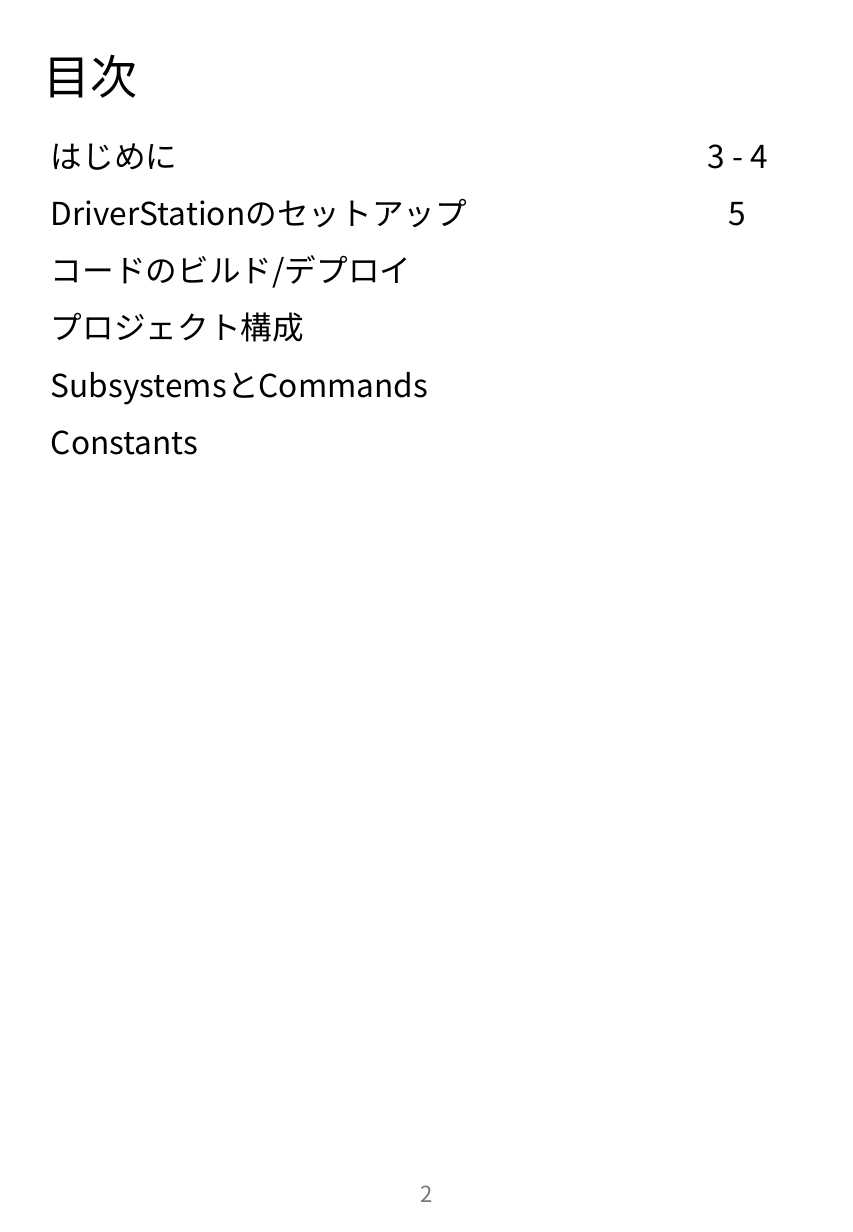
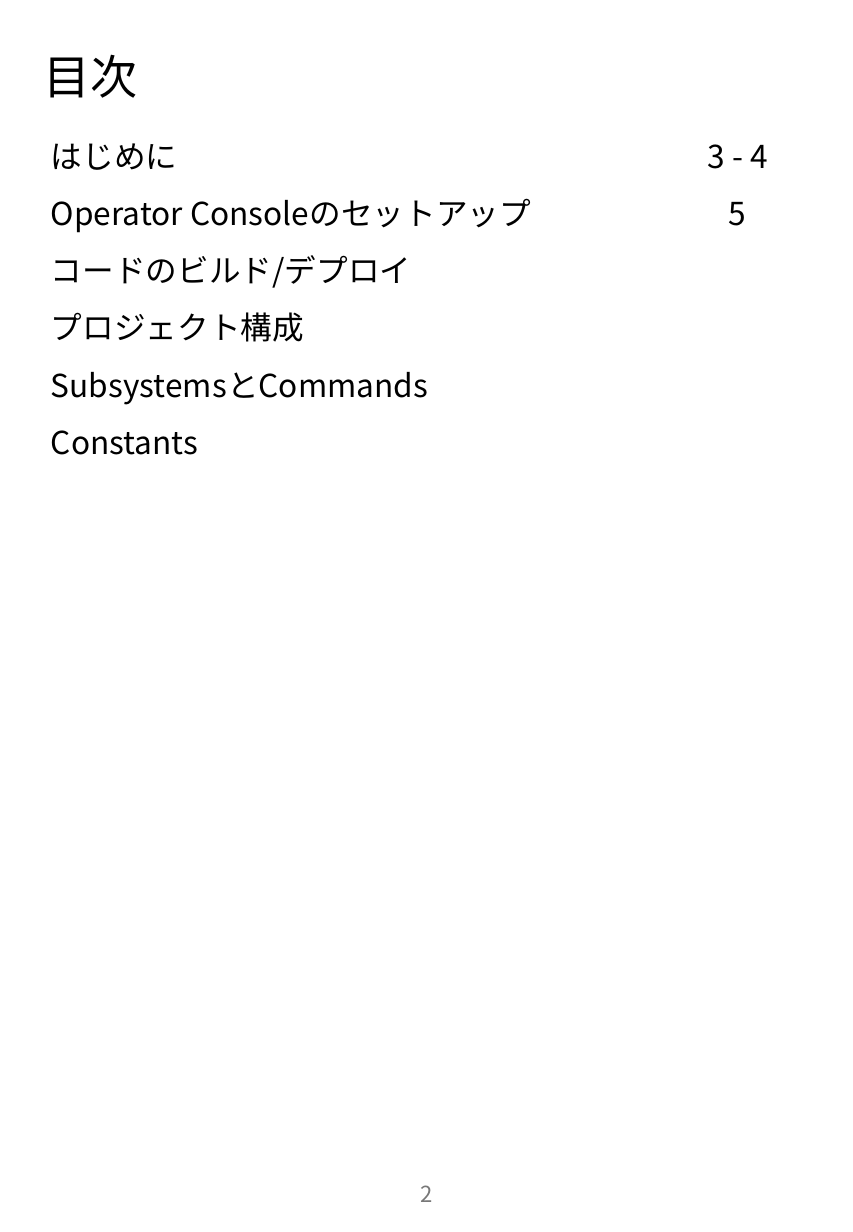
Before and after one commit to poc-nonprofit/FRC-Software-Documentation, a slide deck: slide 2 of FRC Software Documentation.pptx. Drawn at 853x1232 pixels with LibreOffice and Linux fonts; fonts in the diff are those of the drawing. Boxes give left, top, right and bottom in pixels: in the first picture for what was removed or moved away, otherwise in the second. Text is boxed around its words. In the diff, an @@ line names an element or a change of style, - is before the commit and + after.

```diff
--- a/FRC Software Documentation.pptx
+++ b/FRC Software Documentation.pptx
@@ table at (x1=40, y1=125, x2=821, y2=459) @@
-row 2, column 1: DriverStationのセットアップ
+row 2, column 1: Operator Consoleのセットアップ
```
Also in this commit, not shown: 1 other slide changed, 3 slides added.
